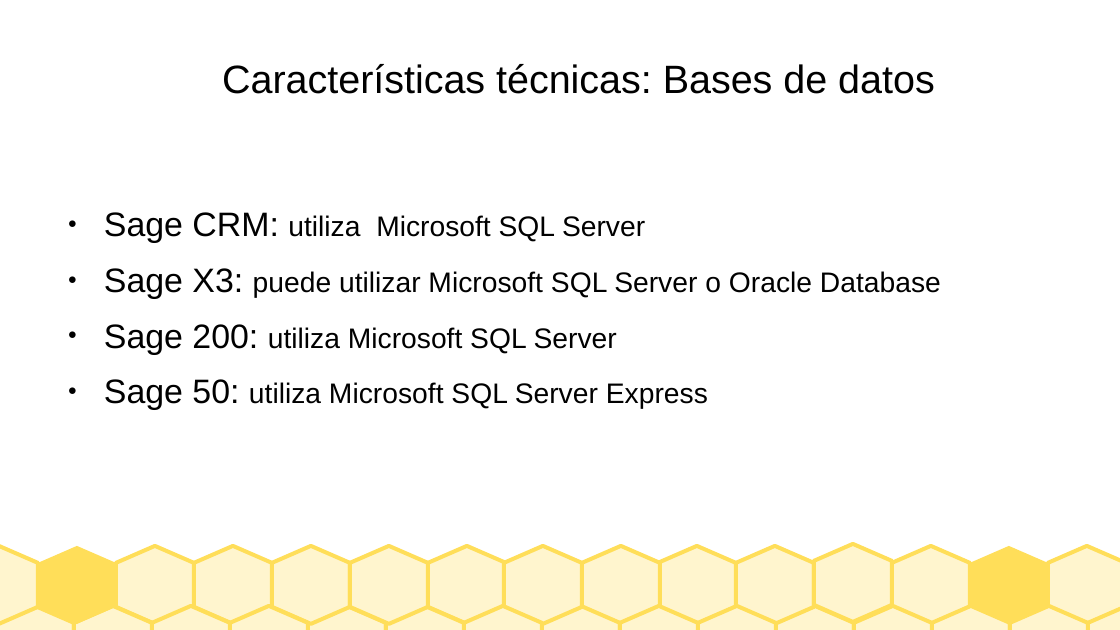
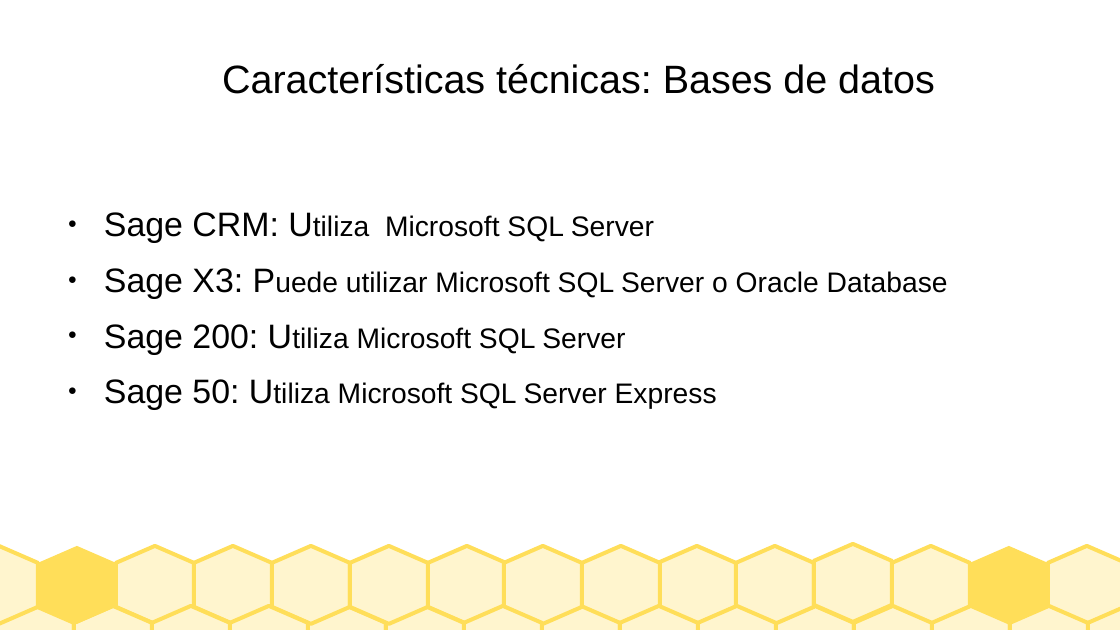
Before and after one commit to Borja-68/asignaturas, a slide deck: slide 15 of sistemas empresa/Presentacion_SAGE.odp. Drawn at 1120x630 pixels with LibreOffice and Linux fonts; fonts in the diff are those of the drawing. Boxes give left, top, right and bottom in pixels: in the first picture for what was removed or moved away, otherwise in the second. Text is boxed around its words. In the diff, an @@ line names an element or a change of style, - is before the commit and + after.

```diff
--- a/sistemas empresa/Presentacion_SAGE.odp
+++ b/sistemas empresa/Presentacion_SAGE.odp
@@ text at <box>104,212,948,410</box>: text changed @@
-● Sage CRM: utiliza Microsoft SQL Server
-● Sage X3: puede utilizar Microsoft SQL Server o Oracle Database
-● Sage 200: utiliza Microsoft SQL Server
-● Sage 50: utiliza Microsoft SQL Server Express
+● Sage CRM: Utiliza Microsoft SQL Server
+● Sage X3: Puede utilizar Microsoft SQL Server o Oracle Database
+● Sage 200: Utiliza Microsoft SQL Server
+● Sage 50: Utiliza Microsoft SQL Server Express
```
Also in this commit, not shown: 9 other slides changed, 1 other file.
